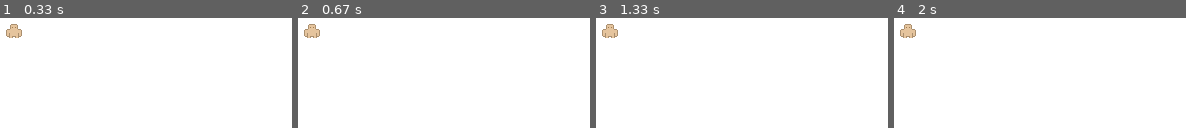
Above: before the commit, frames 1-4 (left to right).
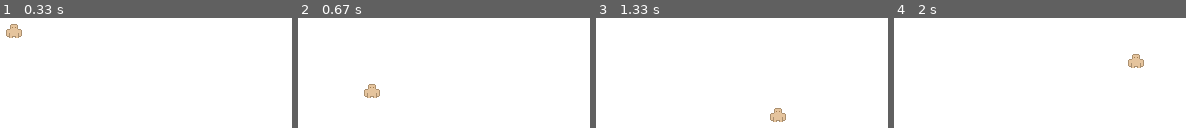
Above: after the commit, the same moments.

Repository: stufflebeem/pygame
Game: pygame game, started from game.py
Two runs of this game, one before a commit and one after it. Both use one fixed random seed, a clock stepped at 60 frames per second and the inputs below.
Inputs:
- Up to frame 1 (0.33 s): no input
- Up to frame 2 (0.67 s): hold S from 0.33 s (still down); hold Right from 0.33 s (still down)
- Up to frame 3 (1.33 s): release S at 0.8 s; release Right at 0.8 s; hold Right 0.83-1.3 s
- Up to frame 4 (2 s): hold W 1.33-1.63 s; hold Right from 1.67 s (still down)

Frame 1 is identical in both runs. In frame 2, 1.1% of the frame differs, in the area x 2-29%, y 5-73%; in frame 3, 1.1%; in frame 4, 1.1%.

Commit message:
Character moves
Character now moves, now I must give him hair, clothes and armor. Then I will and the UI, finally I will begin designing the world for him to explore.

Diff:
--- a/game.py
+++ b/game.py
@@ -3,13 +3,16 @@
 
 # pygame setup
 pygame.init()
-screen = pygame.display.set_mode((600, 400))
+WIDTH = 600
+HEIGHT = 400
+screen = pygame.display.set_mode((WIDTH, HEIGHT))
 clock = pygame.time.Clock()
 running = True
 
+# creates the spritesheet from roguelikeChar_transparent.png and allows you to pick different elements of
 sprite_sheet = pygame.image.load("roguelikeChar_transparent.png").convert_alpha()
 def get_sprite(sheet, x, y, width, height):
-    """extracts sprites from the roguelikeChar_transparent.png where
+    """extracts sprites from a spritesheet where:
     sheet: loaded sprite image sheet
     x: X coordinate of top-left corner of sprite
     y: Y coordinate of top-left corner of sprite
@@ -22,15 +25,12 @@
     return sprite_image
 # establishes the player sprite frame
 player_frame = get_sprite(sprite_sheet, 0, 0, 16, 16)
-# creates a class of sprite called Player
-class Player(pygame.sprite.Sprite):
-    def __init__(self, image, x, y):
-        super().__init__()
-        self.image = image
-        self.rect = self.image.get_rect(topleft=(x,y))
-# positions the player sprite and loads him
-player_sprite = Player(player_frame, 300, 200)
-all_sprites = pygame.sprite.Group(player_sprite)
+#creates initial player x and y
+player_x = int(WIDTH/2)
+player_y = int(HEIGHT/2)
+player_speed = 3
+def player(x,y):
+    screen.blit(player_frame, (player_x, player_y))
 
 while running:
     # poll for events
@@ -43,8 +43,22 @@
     screen.fill("white")
 
     # RENDER YOUR GAME HERE
-    all_sprites.draw(screen)
-    # flip() the display to put your work on screen
+
+    # Creates input for all input keys
+    keys = pygame.key.get_pressed()
+
+    if keys[pygame.K_LEFT] or keys[pygame.K_a]:
+        player_x -= player_speed
+    if keys[pygame.K_RIGHT] or keys[pygame.K_d]:
+        player_x += player_speed
+    if keys[pygame.K_DOWN] or keys[pygame.K_s]:
+        player_y += player_speed
+    if keys[pygame.K_UP] or keys[pygame.K_w]:
+        player_y -= player_speed
+
+    player(player_x,player_y)
+
+    # flip() the display to put your work on the screen
     pygame.display.flip()
 
     clock.tick(60)  # limits FPS to 60
